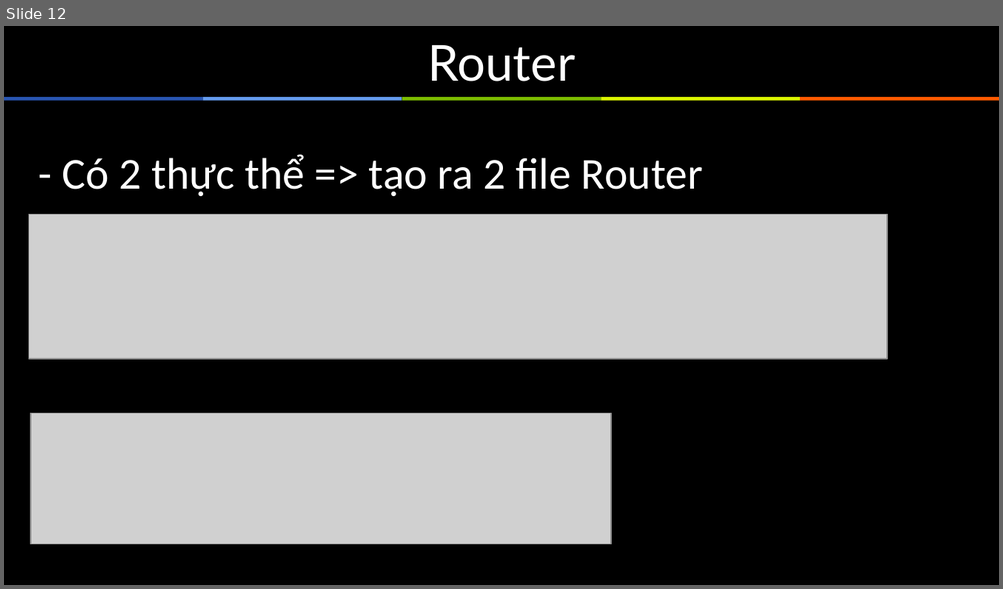
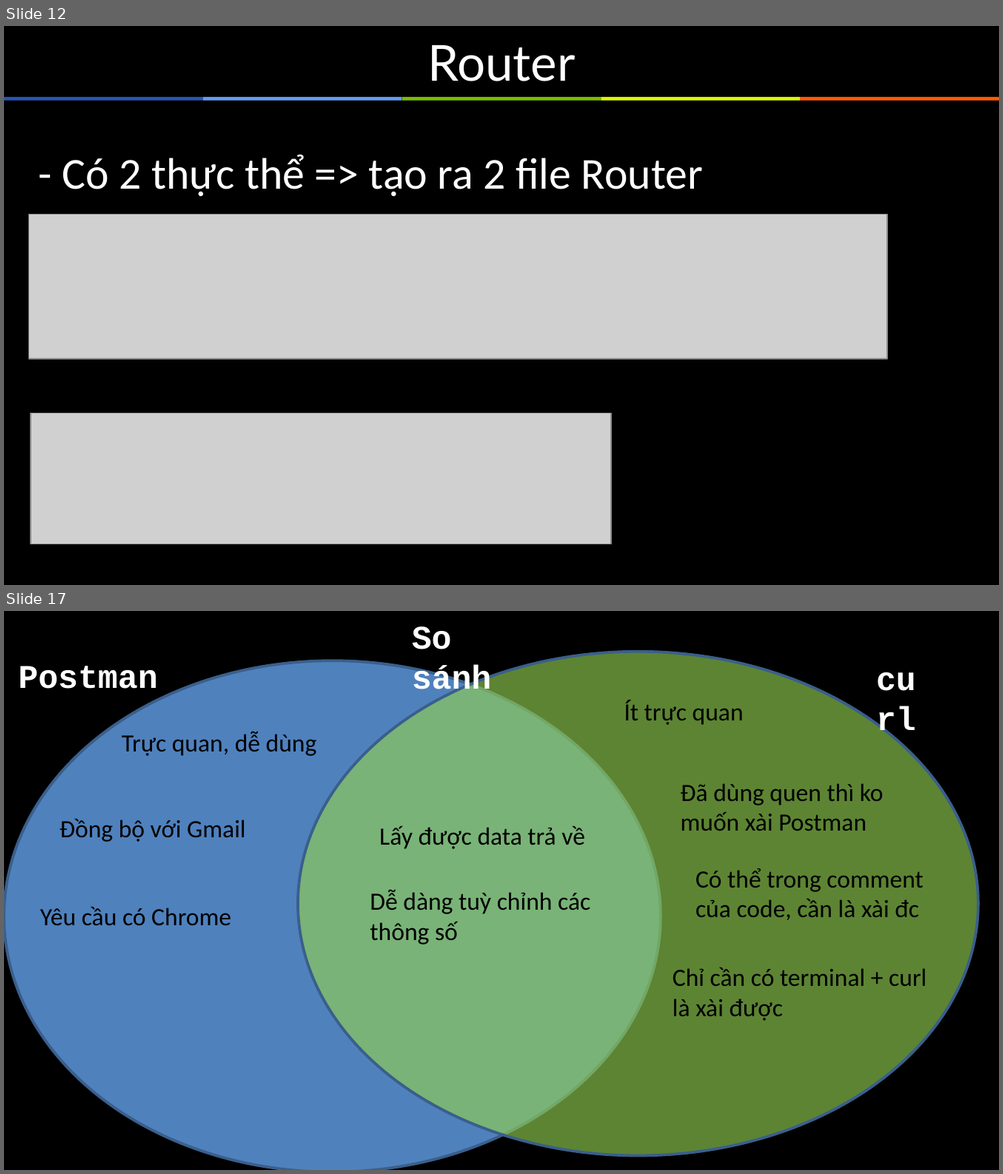
Before and after one commit to sunlight3d/ThucTapNodejsTechmaster, a slide deck: Documents/ThuctapNodejs4.pptx. Shown one above the other, each under a label of ours: slide 12 before the commit, slides 12 and 17 after it; the slides between them are not shown. The pictures are 1003x589 and 1003x1174 pixels, drawn with LibreOffice and Linux fonts; fonts in the diff are those of the drawing; grey boxes stand for pictures. Boxes give left, top, right and bottom in pixels: in the first picture for what was removed or moved away, otherwise in the second. Text is boxed around its words. In the diff, an @@ line names an element or a change of style, - is before the commit and + after.

```diff
--- a/Documents/ThuctapNodejs4.pptx
+++ b/Documents/ThuctapNodejs4.pptx
@@ slide 17 added at box(4, 611, 999, 1170), background #000000 @@
@@ text added at box(412, 627, 492, 698), 24 pt, text #FFFFFF, bold @@
+So sánh
@@ ellipse added at box(297, 652, 978, 1156), fill #92D050 at 64% opacity, outline #3A5F8C 2 pt @@
@@ ellipse added at box(4, 661, 660, 1170), fill #4F81BD, outline #3A5F8C 2 pt @@
@@ text added at box(18, 666, 157, 689), 24 pt, text #FFFFFF, bold @@
+Postman
@@ text added at box(624, 701, 743, 725), 18 pt, text #000000 @@
+Ít trực quan
@@ text added at box(122, 732, 317, 756), 18 pt, text #000000 @@
+Trực quan, dễ dùng
@@ text added at box(680, 783, 883, 831), 18 pt, text #000000 @@
+Đã dùng quen thì ko muốn xài Postman
@@ text added at box(60, 819, 245, 842), 18 pt, text #000000 @@
+Đồng bộ với Gmail
@@ text added at box(379, 826, 585, 849), 18 pt, text #000000 @@
+Lấy được data trả về
@@ text added at box(695, 869, 923, 920), 18 pt, text #000000 @@
+Có thể trong comment của code, cần là xài đc
@@ text added at box(370, 890, 590, 945), 18 pt, text #000000 @@
+Dễ dàng tuỳ chỉnh các thông số
@@ text added at box(40, 907, 231, 926), 18 pt, text #000000 @@
+Yêu cầu có Chrome
@@ text added at box(672, 968, 865, 1021), 18 pt, text #000000 @@
+Chỉ cần có terminal + curl là xài được
@@ text added at box(888, 968, 926, 986), 24 pt, text #FFFFFF, bold @@
+curl
```
Also in this commit, not shown: 1 slide changed, 5 other slides added, 7 slides removed, 15 other files.
